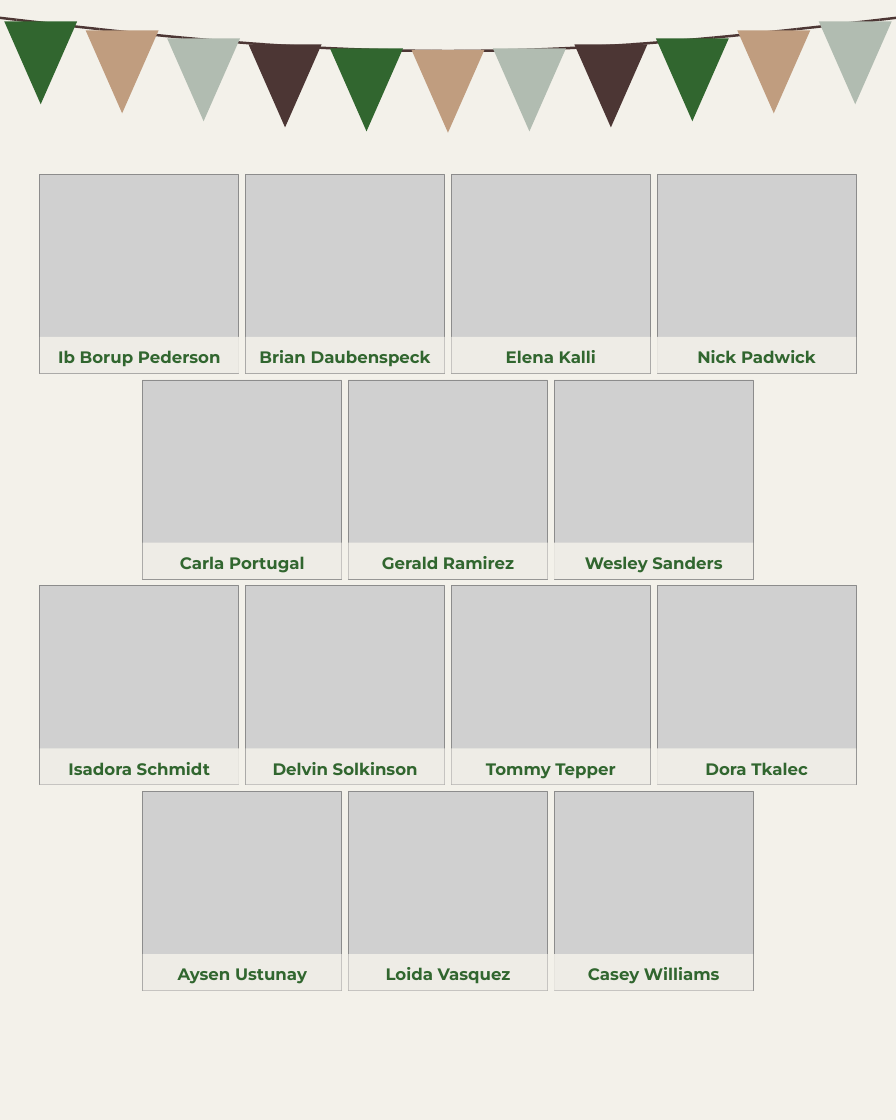
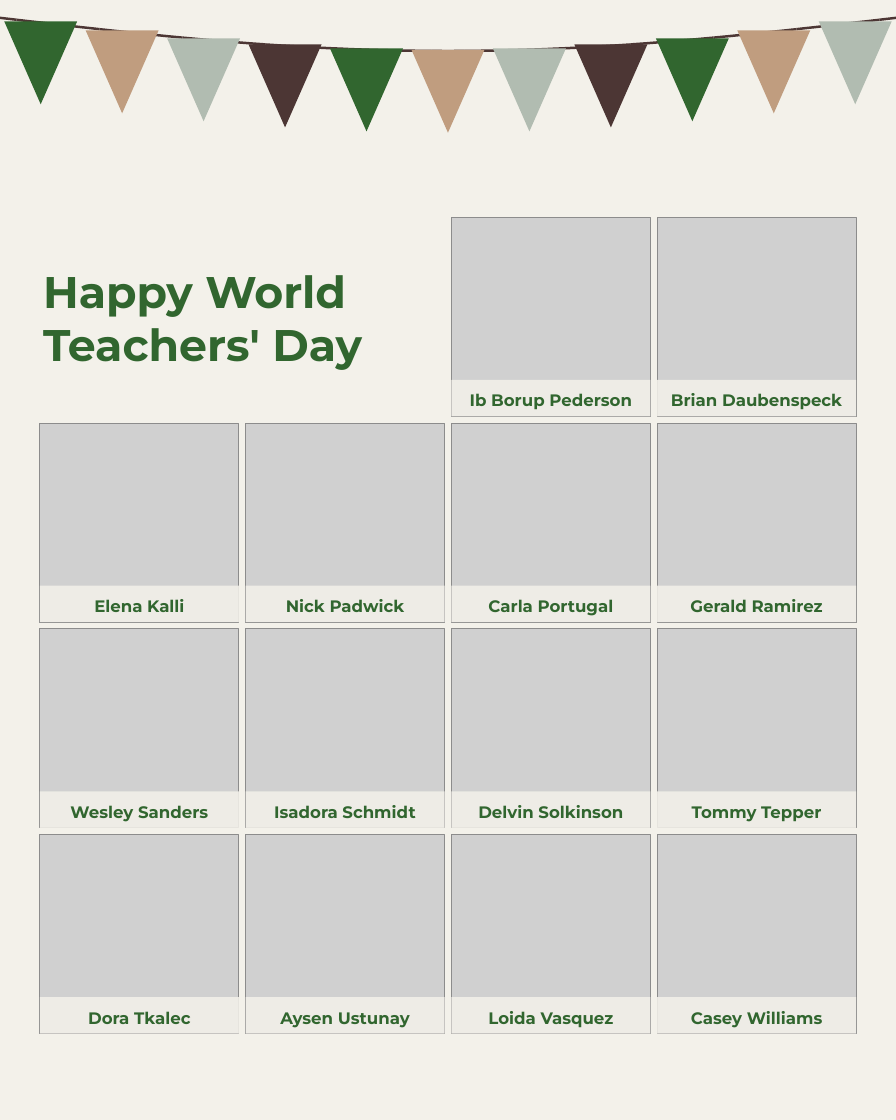
Before and after one commit to linneamoritznyc/SFW-SocialMedia, a slide deck: slide 9 of templates/posts/october/05-10-2026-mon-ig-teachers-day-option-4-ten-slides.pptx. Drawn at 896x1120 pixels with LibreOffice and Linux fonts; fonts in the diff are those of the drawing; grey boxes stand for pictures. Boxes give left, top, right and bottom in pixels: in the first picture for what was removed or moved away, otherwise in the second. Text is boxed around its words. In the diff, an @@ line names an element or a change of style, - is before the commit and + after.

```diff
--- a/templates/posts/october/05-10-2026-mon-ig-teachers-day-option-4-ten-slides.pptx
+++ b/templates/posts/october/05-10-2026-mon-ig-teachers-day-option-4-ten-slides.pptx
@@ text added at (43,275,362,370), 40 pt, text #31662F, bold @@
+Happy World Teachers' Day
@@ 2 pictures, 2 texts: place and size @@
-2 pictures, 2 texts at (40,174,444,374)
+2 pictures, 2 texts at (452,217,856,417)
@@ rectangle: place and size @@
-rectangle at (143,542,342,579)
+rectangle at (40,585,239,622)
@@ rectangle: place and size @@
-rectangle at (245,337,444,374)
+rectangle at (245,585,444,622)
@@ 2 pictures, 2 texts: place and size @@
-2 pictures, 2 texts at (452,174,856,374)
+2 pictures, 2 texts at (40,423,444,622)
@@ 4 rectangles, 2 pictures, 2 texts: place and size @@
-4 rectangles, 2 pictures, 2 texts at (178,542,753,991)
+4 rectangles, 2 pictures, 2 texts at (280,585,856,1034)
@@ 2 pictures, 2 texts: place and size @@
-2 pictures, 2 texts at (143,380,548,579)
+2 pictures, 2 texts at (452,423,856,622)
@@ picture: place and size @@
-picture at (554,380,753,579)
+picture at (40,629,239,828)
@@ text "Wesley Sanders": place and size @@
-text "Wesley Sanders" at (585,556,722,573)
+text "Wesley Sanders" at (70,805,208,822)
@@ 6 rectangles: place and size @@
-6 rectangles at (40,337,856,785)
+6 rectangles at (40,380,856,828)
@@ 3 pictures, 3 texts: place and size @@
-3 pictures, 3 texts at (40,585,651,784)
+3 pictures, 3 texts at (245,629,856,828)
@@ picture: place and size @@
-picture at (657,585,856,784)
+picture at (40,835,239,1034)
@@ picture: place and size @@
-picture at (143,792,342,991)
+picture at (245,835,444,1034)
@@ rectangle: place and size @@
-rectangle at (143,954,342,991)
+rectangle at (40,997,239,1034)
@@ text "Dora Tkalec": place and size @@
-text "Dora Tkalec" at (705,762,808,775)
+text "Dora Tkalec" at (88,1011,191,1024)
@@ rectangle: place and size @@
-rectangle at (40,337,239,374)
+rectangle at (245,997,444,1034)
@@ text "Loida Vasquez": place and size @@
-text "Loida Vasquez" at (386,967,511,984)
+text "Loida Vasquez" at (488,1011,614,1028)
```
Also in this commit, not shown: 12 other files.
